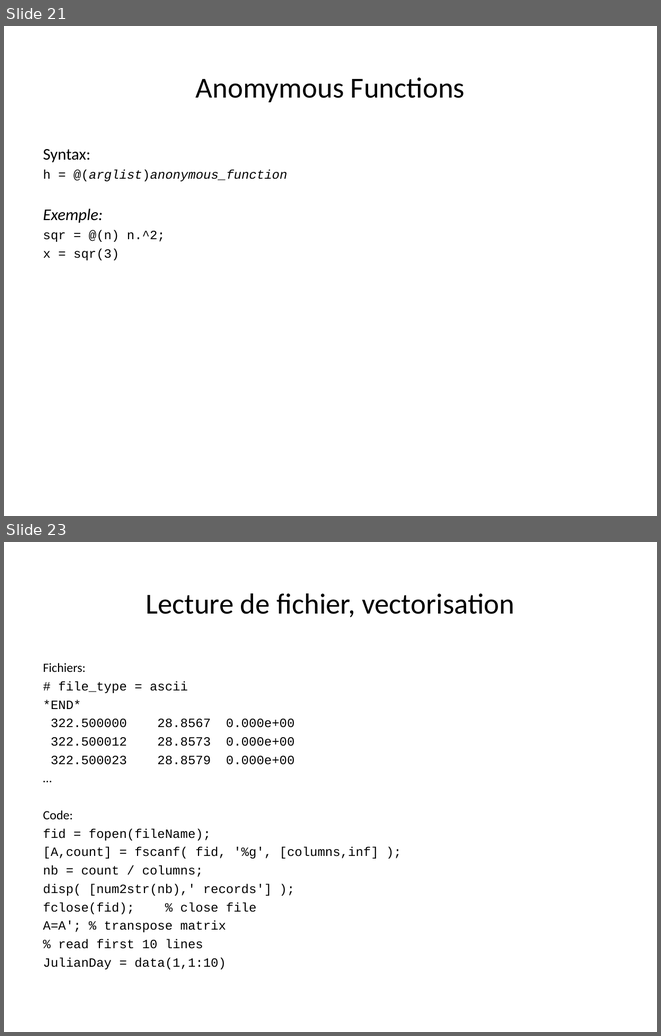
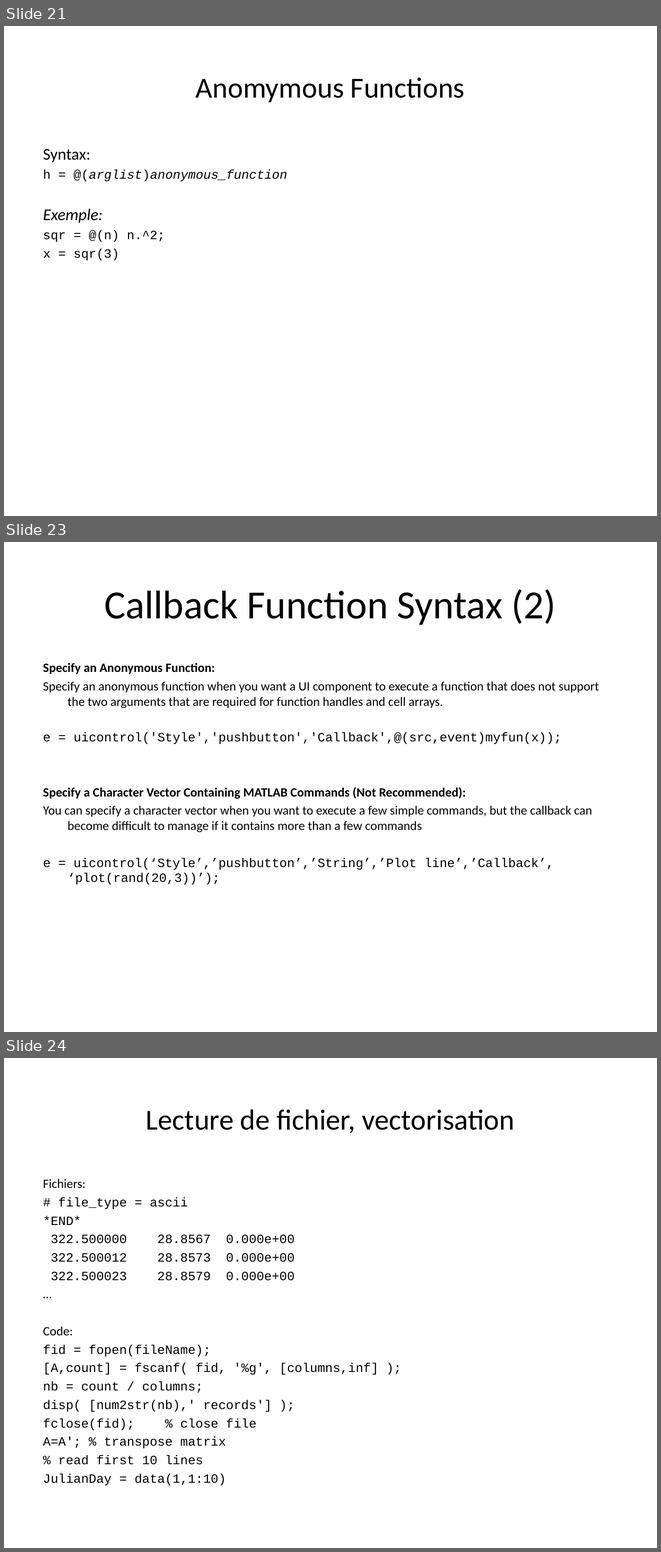
Before and after one commit to jgrelet/course-object-programing-with-Matlab, a slide deck: Introduction à la programmation objet avec Matlab.ppt. Shown one above the other, each under a label of ours: slides 21 and 23 before the commit, slides 21, 23 and 24 after it; the slides between them are not shown. The pictures are 661x1036 and 661x1552 pixels, drawn with LibreOffice and Linux fonts; fonts in the diff are those of the drawing. Boxes give left, top, right and bottom in pixels: in the first picture for what was removed or moved away, otherwise in the second. Text is boxed around its words. In the diff, an @@ line names an element or a change of style, - is before the commit and + after.

Commit message:
improve Callback Property Values

```diff
--- a/Introduction à la programmation objet avec Matlab.ppt
+++ b/Introduction à la programmation objet avec Matlab.ppt
@@ slide 23 added at (4,542,657,1032), background #FFFFFF @@
@@ title added at (104,589,556,625), 44 pt, text #000000 @@
+Callback Function Syntax (2)
@@ text added at (43,663,599,884), 14 pt, text #000000 @@
+Specify an Anonymous Function:
+Specify an anonymous function when you want a UI component to execute a function that does not support the two arguments that are required for function handles and cell arrays.
+e = uicontrol('Style','pushbutton','Callback',@(src,event)myfun(x));
+Specify a Character Vector Containing MATLAB Commands (Not Recommended):
+You can specify a character vector when you want to execute a few simple commands, but the callback can become difficult to manage if it contains more than a few commands
+e = uicontrol(‘Style’,’pushbutton’,’String’,’Plot line’,’Callback’, ‘plot(rand(20,3))’);
@@ what was slide 23 is now slide 24 @@
```
Also in this commit, not shown: 1 slide changed, 1 other slide added, 1 other file.
